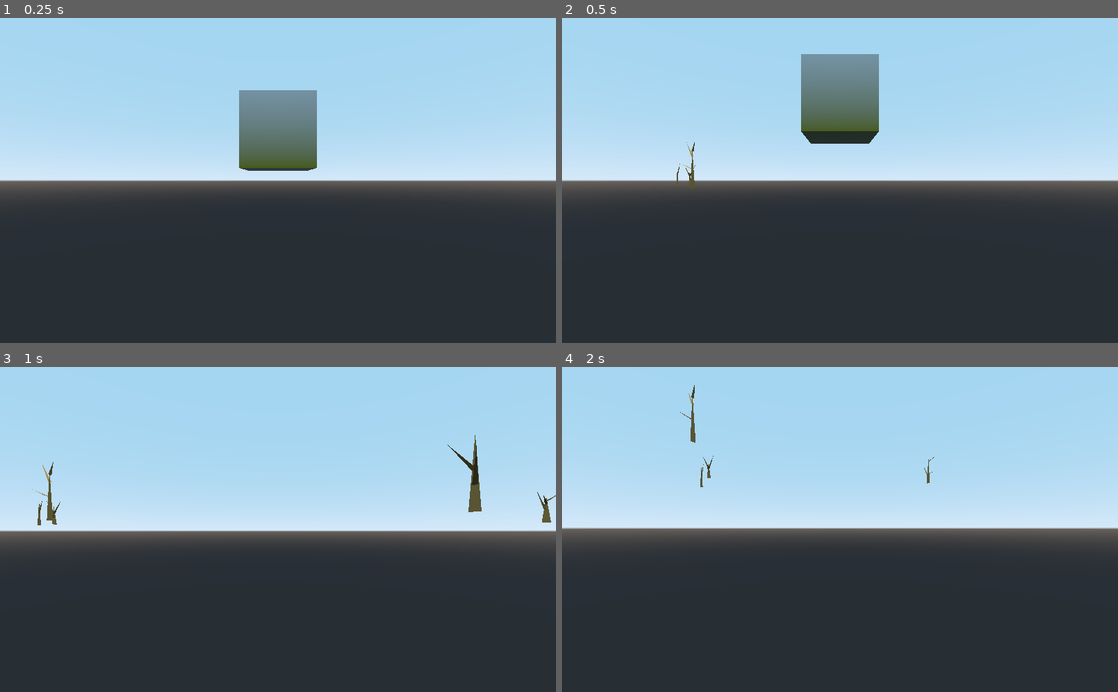
Above: before the commit, frames 1-4 (two rows, left to right).
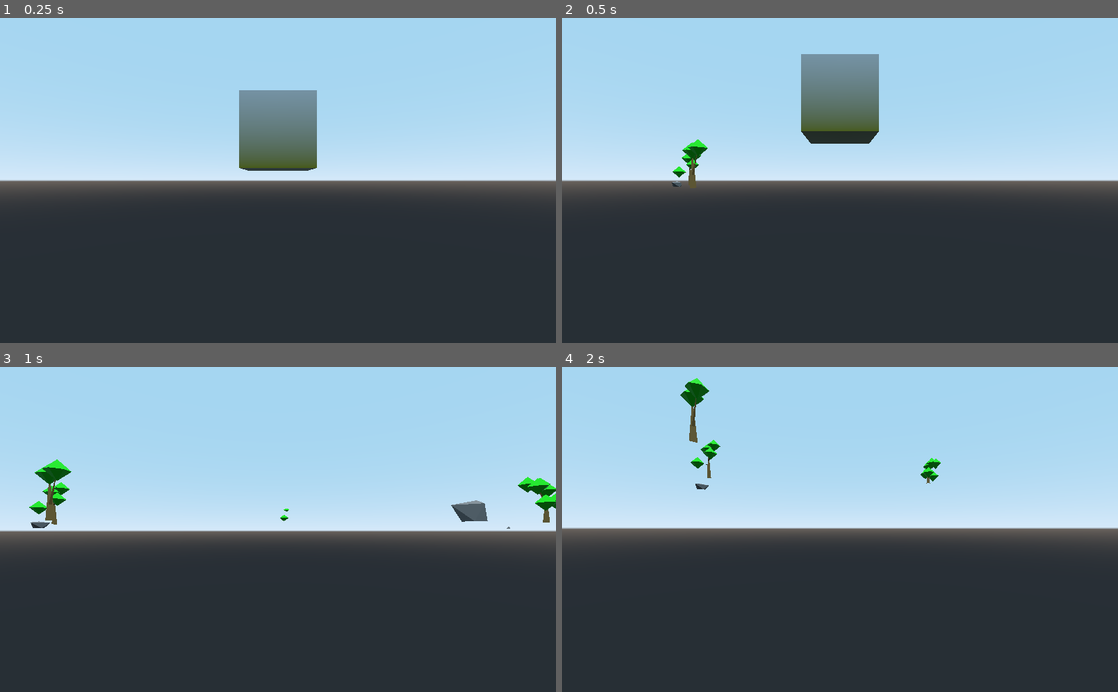
Above: after the commit, the same moments.

Repository: MilanFIN/Prototype-world
Game: Godot game, scene res://Game.tscn
Same seed, same stepped clock (60 frames per second), same inputs: the game is played once before the commit and once after it.
Inputs (mouse positions are in pixels of both pictures, inside the frame that each line leads up to):
- Up to frame 1 (0.25 s): no input
- Up to frame 2 (0.5 s): no input
- Up to frame 3 (1 s): move the mouse to (305, 529) at 0.52 s; hold W (forward) from 0.53 s (still down); tap Space (jump) at 0.77 s
- Up to frame 4 (2 s): keep holding W (forward); move the mouse to (812, 529) at 1.27 s; tap Space (jump) at 1.52 s

Frame 1 is identical in both runs. In frame 2, 0.3% of the frame differs, in the area x 19-27%, y 37-52%; in frame 3, 1.6%, in the area x 5-100%, y 20-50%; in frame 4, 0.7%.

Commit message:
basic leaves

Diff:
--- a/Game.tscn
+++ b/Game.tscn
@@ -14,6 +14,7 @@
 shader_param/snowLine = null
 
 [sub_resource type="CubeMesh" id=2]
+custom_aabb = AABB( 0, 0, 0, 0, 3, 0 )
 
 [sub_resource type="ConvexPolygonShape" id=3]
 points = PoolVector3Array( -1, 1, 0, 1, 1, 0, 0, 1, -1, 0, 1, 1 )
--- a/Scripts/ObjectGenerator.gd
+++ b/Scripts/ObjectGenerator.gd
@@ -3,6 +3,7 @@
 var staticobj = preload("res://Assets/Objects/StaticObject.tscn")
 var stoneShader = preload("res://Shaders/stone.shader")
 var woodShader = preload("res://Shaders/wood.shader")
+var leafShader = preload("res://Shaders/leaf.shader")
 var valueGenerator
 var objectNode
 #following x,z in chunk coordinates
@@ -109,15 +110,22 @@
 			var x = objData[0]
 			var z = objData[1]
 			var type = objData[2]
-			var mesh = objData[3][0]
-			var material = objData[3][1]
+			var meshList = objData[3]
+			#var material = objData[3][1]
 
 			if (not (coordinates in populations)):
 
 				var newObj = staticobj.instance()
-				newObj.get_node("MeshInstance").mesh = mesh
-				newObj.get_node("MeshInstance").set_surface_material(0, material)
-				newObj.get_node("MeshInstance").create_trimesh_collision()
+
+				for i in meshList:
+
+					var meshInst = MeshInstance.new()
+					meshInst.mesh = i[0]
+					meshInst.set_surface_material(0, i[1])
+					meshInst.create_trimesh_collision()
+
+					newObj.add_child(meshInst)
+
 				newObj.transform.origin = Vector3(coordinates.x*chunkSize + x, 500, coordinates.y*chunkSize + z)
 
 				objectNode.add_child(newObj)
@@ -186,20 +194,87 @@
 
 		for i in points:
 			for j in points:
-
-				if (valueGenerator.hasObject(x * chunkSize + i, z* chunkSize + j)):
-
-					var result = makeTree()#makeRock()
+				var objType = valueGenerator.hasObject(x * chunkSize + i, z* chunkSize + j)
+				if (objType != -1):
+
+					var result
+					if (objType == 0):
+						result = makeRock()
+					elif (objType == 1):
+						result = makeTree()
 
 					output[1].push_back([i, j, "Mesh", result])
 
-
-
-
 			mutex.lock()
-
 			threadOutputs.push_back(output)
 			mutex.unlock()
+
+
+#location = vector3
+func makeLeaf(location):
+	var st = SurfaceTool.new()
+	st.begin(Mesh.PRIMITIVE_TRIANGLES)
+	var radius = 2
+	var top = location
+	top.y += radius
+
+	var index = 0#1
+	var upperRingVector = Vector3(radius, 0, 0)
+
+	st.add_vertex(top)
+
+	var upperRing = []
+	for i in range(6):
+		upperRing.push_back(location + upperRingVector.rotated(Vector3.UP, deg2rad(60*i)))
+	for i in range(6):
+		index += 2
+		var first = upperRing[i]
+		var second
+		if (i < 5):
+			second = upperRing[i+1]
+		else:
+			second = upperRing[0]
+		#set vertices to make first triangle
+		st.add_vertex(first)
+		st.add_vertex(second)
+		#create topmost triangle
+		st.add_index(0);
+		st.add_index(index);
+		st.add_index(index-1);
+
+	var bottom = location
+	bottom.y -= radius
+	st.add_vertex(bottom)
+	index += 1
+	var bottomIndex = index
+
+
+	var lowerRingVector = upperRingVector
+	var lowerRing = []
+	for i in range(6):
+		lowerRing.push_back(location + lowerRingVector.rotated(Vector3.UP, deg2rad(60*i)))
+	for i in range(6):
+		index += 2
+		var first = lowerRing[i]
+		var second
+		if (i < 5):
+			second = lowerRing[i+1]
+		else:
+			second = lowerRing[0]
+		#set vertices to make first triangle
+		st.add_vertex(first)
+		st.add_vertex(second)
+		#create topmost triangle
+		st.add_index(bottomIndex);
+		st.add_index(index-1);
+		st.add_index(index);
+
+	st.generate_normals()
+	var mesh = st.commit()
+	var leafMaterial = ShaderMaterial.new()
+	leafMaterial.shader = leafShader
+
+	return [mesh, leafMaterial]
 
 func makeTree():
 	var st = SurfaceTool.new()
@@ -241,6 +316,7 @@
 
 
 	var branchCount = valueGenerator.getInt(0,0,1,5)
+	var branchTips = [top]
 
 	for i in range(branchCount):
 
@@ -251,6 +327,7 @@
 		var branchRadius = 0.3
 
 		var branchTop = Vector3(end.x, endHeight, end.y)
+		branchTips.append(branchTop)
 		st.add_vertex(branchTop)
 		index += 1
 		var branchBase = []
@@ -277,17 +354,27 @@
 			st.add_index(index-2);
 
 
-
-
-
 	st.generate_normals()
-	var mesh = st.commit()
-
-
-	var material = ShaderMaterial.new()
-	material.shader = woodShader
-
-	return [mesh, material]#CubeMesh.new()
+	var trunkMesh = st.commit()
+	var woodMaterial = ShaderMaterial.new()
+	woodMaterial.shader = woodShader
+
+	var leaves = []
+	for i in branchTips:
+		var leaf = makeLeaf(i)
+
+		leaves.append(leaf)
+
+	#print(len([trunkMesh, woodMaterial] + leaves))
+	var result = []
+	result.push_back([trunkMesh, woodMaterial])
+	for i in leaves:
+		result.push_back(i)
+		pass
+
+
+
+	return result#CubeMesh.new()
 
 
 func makeRock():
@@ -295,7 +382,7 @@
 
 	st.begin(Mesh.PRIMITIVE_TRIANGLES)
 
-	var innerRadius = valueGenerator.value(1,1,3,8)
+	var innerRadius = valueGenerator.value(1,1,1,3)
 	var outerRadius = valueGenerator.value(1,1,0.5*innerRadius,1.5*innerRadius)
 	var height = outerRadius#valueGenerator.value(1,1,1,3)
 
@@ -384,7 +471,7 @@
 	var material = ShaderMaterial.new()
 	material.shader = stoneShader
 
-	return [mesh, material]#CubeMesh.new()
+	return [[mesh, material]]#CubeMesh.new()
 
 
 # Thread must be disposed (or "joined"), for portability.
--- a/Scripts/ValueGenerator.gd
+++ b/Scripts/ValueGenerator.gd
@@ -65,8 +65,8 @@
 
 	if ((objectDensity.get_noise_2d(x, z) +1) *0.5 < objectProbability):
 
-		return true
-	return false
+		return getInt(x, z, 0, 1)
+	return -1
 
 #takes absolute coordinates
 func value(x, z, minimum, maximum):
--- /dev/null
+++ b/Shaders/leaf.shader
@@ -0,0 +1,28 @@
+shader_type spatial;
+
+
+void vertex() {
+
+
+
+
+	vec4 color = vec4(0.0, 0.7, 0.0, 1.0);
+
+	COLOR = color;
+
+}
+
+
+void fragment() {
+	//NORMALMAP = texture(normalmap, tex_position).xyz;
+
+	//ALBEDO = vec3(0.0, 0.2, 0.0);
+	ALBEDO.r = COLOR.r;
+	ALBEDO.g = COLOR.g;
+	ALBEDO.b = COLOR.b;
+
+
+	METALLIC = 0.1;
+	ROUGHNESS = 0.8;
+
+}
